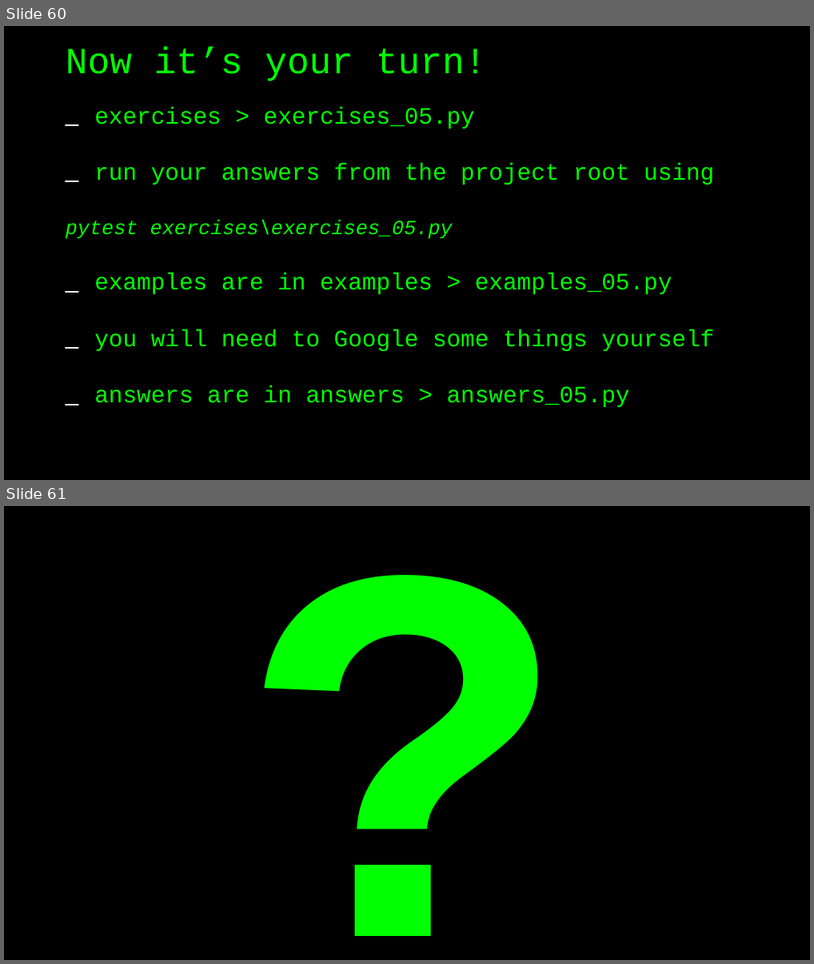
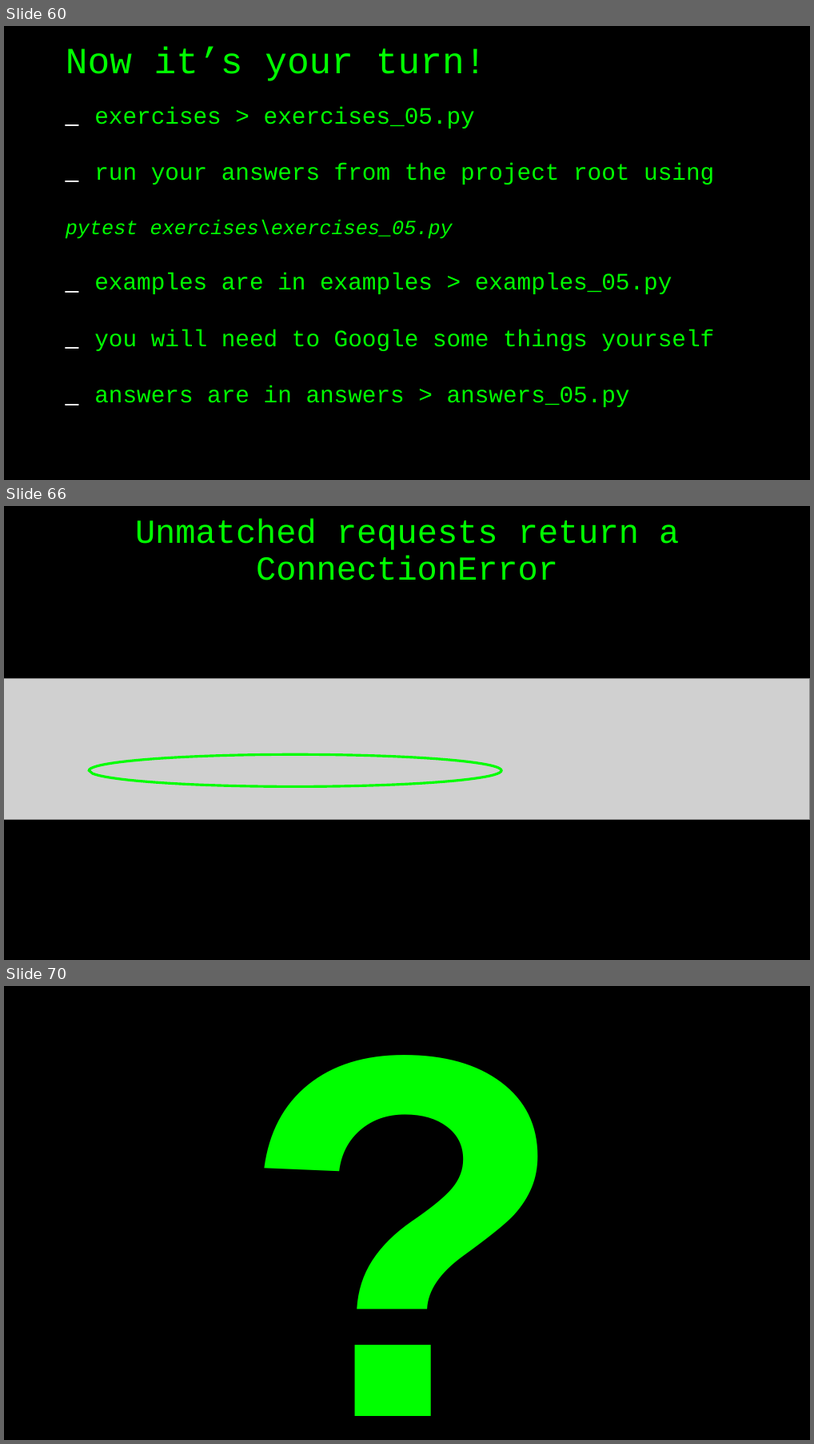
Before and after one commit to basdijkstra/requests-workshop, a slide deck: python-requests-workshop.odp. Shown one above the other, each under a label of ours: slides 60 and 61 before the commit, slides 60, 66 and 70 after it; the slides between them are not shown. The pictures are 814x964 and 814x1444 pixels, drawn with LibreOffice and Linux fonts; fonts in the diff are those of the drawing; grey boxes stand for pictures. Boxes give left, top, right and bottom in pixels: in the first picture for what was removed or moved away, otherwise in the second. Text is boxed around its words. In the diff, an @@ line names an element or a change of style, - is before the commit and + after.

```diff
--- a/python-requests-workshop.odp
+++ b/python-requests-workshop.odp
@@ slide 66 added at (4,506,810,960), background #000000 @@
@@ title added at (135,519,679,580), 40 pt, text #00FF00 @@
+Unmatched requests return a ConnectionError
@@ picture added at (4,679,810,820) @@
@@ freeform shape added at (90,754,502,786), outline #00FF00 3 pt @@
@@ what was slide 61 is now slide 70 @@
```
Also in this commit, not shown: 8 other slides added, 6 other files.
